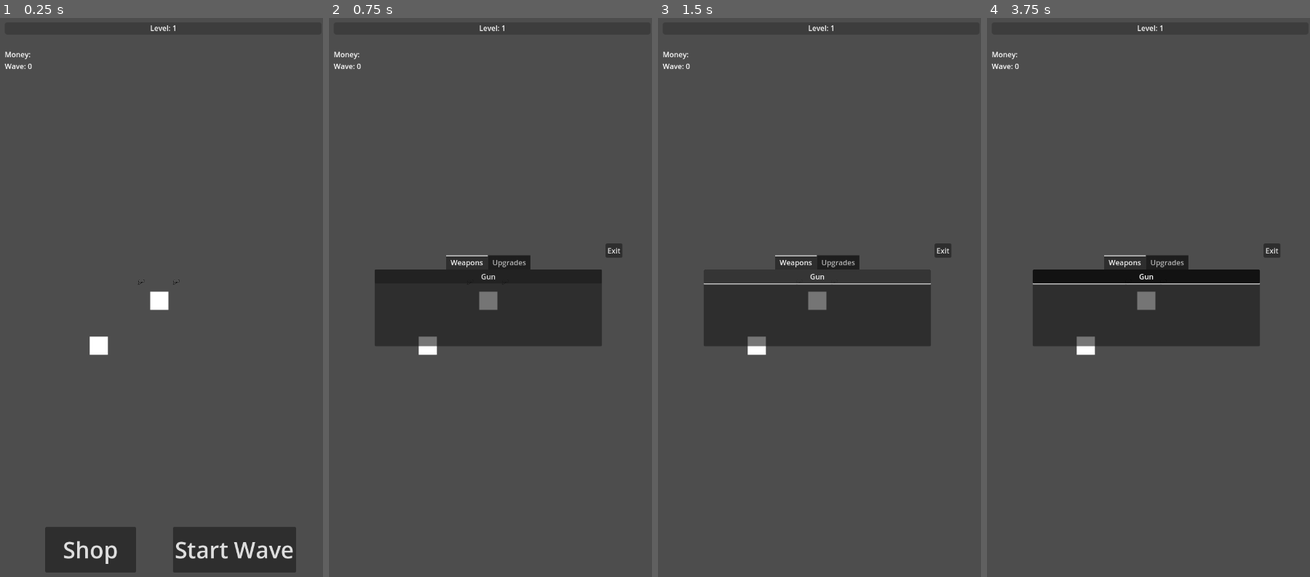
Above: before the commit, frames 1-4 (left to right).
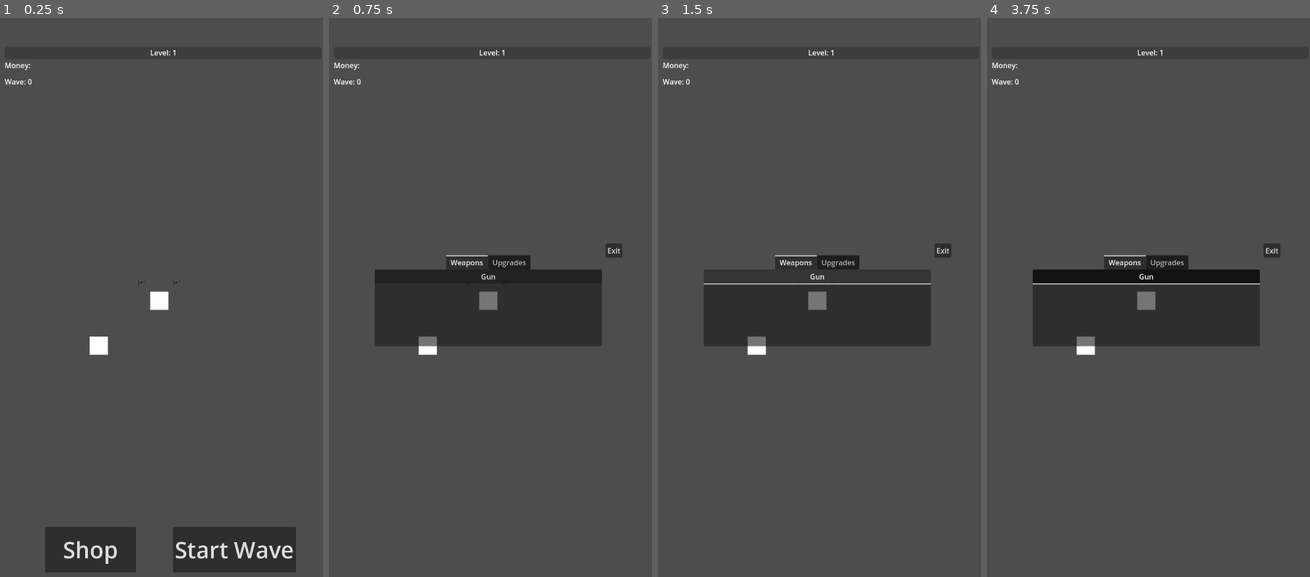
Above: after the commit, the same moments.

Repository: Davideee03/MobileComputing
Game: Godot game, scene res://Scenes/Towns/Town.tscn
Two runs of this game, one before a commit and one after it. Both use one fixed random seed, a clock stepped at 60 frames per second and the inputs below.
Inputs (mouse positions are in pixels of both pictures, inside the frame that each line leads up to):
- Up to frame 1 (0.25 s): no input
- Up to frame 2 (0.75 s): click "Shop" at 0.5 s
- Up to frame 3 (1.5 s): click "Gun" at 1.25 s
- Up to frame 4 (3.75 s): click "Gun" at 2 s; click "Gun" at 2.75 s; tap Enter at 3.5 s; move the mouse to (1219, 269) at 3.52 s; click (1219, 269) at 3.67 s

The runs differ from the first frame. In frame 1, 0.2% of the frame differs, in the area x 1-55%, y 1-12%; in frame 2, 0.2%; in frame 3, 0.2%; in frame 4, 0.2%.

Commit message:
Little ui adjustments

Diff:
--- a/Scenes/Towns/Town.tscn
+++ b/Scenes/Towns/Town.tscn
@@ -14,82 +14,6 @@
 [sub_resource type="CircleShape2D" id="CircleShape2D_lm2qt"]
 radius = 270.0
 
-[sub_resource type="Animation" id="Animation_srwuj"]
-length = 0.001
-tracks/0/type = "value"
-tracks/0/imported = false
-tracks/0/enabled = true
-tracks/0/path = NodePath("Buttons:position")
-tracks/0/interp = 1
-tracks/0/loop_wrap = true
-tracks/0/keys = {
-"times": PackedFloat32Array(0),
-"transitions": PackedFloat32Array(1),
-"update": 0,
-"values": [Vector2(100, 1138)]
-}
-tracks/1/type = "value"
-tracks/1/imported = false
-tracks/1/enabled = true
-tracks/1/path = NodePath("Shop:visible")
-tracks/1/interp = 1
-tracks/1/loop_wrap = true
-tracks/1/keys = {
-"times": PackedFloat32Array(0),
-"transitions": PackedFloat32Array(1),
-"update": 1,
-"values": [false]
-}
-
-[sub_resource type="Animation" id="Animation_6hvgc"]
-resource_name = "Shop"
-tracks/0/type = "value"
-tracks/0/imported = false
-tracks/0/enabled = true
-tracks/0/path = NodePath("Buttons:position")
-tracks/0/interp = 1
-tracks/0/loop_wrap = true
-tracks/0/keys = {
-"times": PackedFloat32Array(0, 1),
-"transitions": PackedFloat32Array(1, 1),
-"update": 0,
-"values": [Vector2(100, 1138), Vector2(100, 1346)]
-}
-tracks/1/type = "value"
-tracks/1/imported = false
-tracks/1/enabled = true
-tracks/1/path = NodePath("Shop:visible")
-tracks/1/interp = 1
-tracks/1/loop_wrap = true
-tracks/1/keys = {
-"times": PackedFloat32Array(0.0333334, 1),
-"transitions": PackedFloat32Array(1, 1),
-"update": 1,
-"values": [false, true]
-}
-
-[sub_resource type="Animation" id="Animation_6qcin"]
-resource_name = "StartWave"
-tracks/0/type = "value"
-tracks/0/imported = false
-tracks/0/enabled = true
-tracks/0/path = NodePath("Buttons:position")
-tracks/0/interp = 1
-tracks/0/loop_wrap = true
-tracks/0/keys = {
-"times": PackedFloat32Array(0, 1),
-"transitions": PackedFloat32Array(1, 1),
-"update": 0,
-"values": [Vector2(100, 1138), Vector2(100, 1346)]
-}
-
-[sub_resource type="AnimationLibrary" id="AnimationLibrary_hum08"]
-_data = {
-"RESET": SubResource("Animation_srwuj"),
-"Shop": SubResource("Animation_6hvgc"),
-"StartWave": SubResource("Animation_6qcin")
-}
-
 [node name="World" type="Node2D"]
 
 [node name="FuelContainer" parent="." node_paths=PackedStringArray("world", "player") instance=ExtResource("2_1j8pv")]
@@ -134,9 +58,9 @@
 unique_name_in_owner = true
 layout_mode = 0
 offset_left = 20.0
-offset_top = 112.0
+offset_top = 146.0
 offset_right = 80.0
-offset_bottom = 138.0
+offset_bottom = 172.0
 text = "Wave: 0"
 
 [node name="Shop" type="Control" parent="Player/CanvasLayer/Control"]
@@ -182,6 +106,7 @@
 "
 
 [node name="Buttons" type="Control" parent="Player/CanvasLayer/Control"]
+unique_name_in_owner = true
 layout_mode = 1
 anchors_preset = 7
 anchor_left = 0.5
@@ -195,7 +120,7 @@
 grow_horizontal = 2
 grow_vertical = 0
 
-[node name="StartWave" type="Button" parent="Player/CanvasLayer/Control/Buttons" node_paths=PackedStringArray("spawners", "fuel_container", "animation_player")]
+[node name="StartWave" type="Button" parent="Player/CanvasLayer/Control/Buttons" node_paths=PackedStringArray("spawners", "fuel_container")]
 unique_name_in_owner = true
 layout_mode = 1
 anchors_preset = 8
@@ -214,7 +139,6 @@
 script = ExtResource("3_72yn0")
 spawners = NodePath("../../../../Spawners")
 fuel_container = NodePath("../../../../../FuelContainer")
-animation_player = NodePath("../../AnimationPlayer")
 
 [node name="ShopButton" type="Button" parent="Player/CanvasLayer/Control/Buttons"]
 layout_mode = 1
@@ -232,21 +156,15 @@
 theme_override_font_sizes/font_size = 50
 text = "Shop"
 
-[node name="AnimationPlayer" type="AnimationPlayer" parent="Player/CanvasLayer/Control"]
-unique_name_in_owner = true
-libraries = {
-"": SubResource("AnimationLibrary_hum08")
-}
-
 [node name="ExpBar" type="ProgressBar" parent="Player/CanvasLayer/Control"]
 layout_mode = 1
 anchors_preset = 5
 anchor_left = 0.5
 anchor_right = 0.5
 offset_left = -340.0
-offset_top = 27.0
+offset_top = 81.0
 offset_right = 357.0
-offset_bottom = 54.0
+offset_bottom = 108.0
 grow_horizontal = 2
 show_percentage = false
 script = ExtResource("9_n3qff")
@@ -272,9 +190,9 @@
 anchor_top = 0.5
 anchor_bottom = 0.5
 offset_left = 20.0
-offset_top = -554.0
+offset_top = -530.0
 offset_right = 77.0
-offset_bottom = -528.0
+offset_bottom = -504.0
 grow_vertical = 2
 text = "Money:"
 script = ExtResource("10_65hhf")
--- a/Scripts/Enemies/StartWaveButton.gd
+++ b/Scripts/Enemies/StartWaveButton.gd
@@ -3,9 +3,7 @@
 @export var spawners : Node2D
 @export var fuel_container : Area2D
 
-@export_category("Animation")
-@export var animation_player : AnimationPlayer
-@export var animation_speed : float = 2.0
+@onready var buttons: Control = %Buttons
 
 var is_near_to_fuel : bool = false
 
@@ -21,16 +19,16 @@
 	#Disable Button
 	disabled = true
 
-	#Play animation
-	animation_player.play("StartWave", -1, animation_speed)
+	#Make the buttons invisible
+	buttons.visible = false
 
 func end_wave():
 	#Enable button
 	disabled = false
 	fuel_container.stop_following_player()
 
-	#Play animation
-	animation_player.play("StartWave", -1, -animation_speed, true)
+	#Make the buttons visible
+	buttons.visible = true
 
 
 func _on_player_detector_area_entered(_area):
--- a/Scripts/UI/ShopButton.gd
+++ b/Scripts/UI/ShopButton.gd
@@ -1,16 +1,15 @@
 extends Control
 
-@export_category("Animation")
-@export var animation_speed : float = 5.0
-@onready var animation_player = %AnimationPlayer
+@onready var buttons: Control = %Buttons
 
 func _on_button_down():
 	#If the "Shop" button is pressed show the shop
-	animation_player.play("Shop", -1, animation_speed)
+	buttons.visible = false
+	visible = true
 	Global.shop_opened = true
 
 func _on_exit_button_button_down():
 	#Close the shop
-	animation_player.play("Shop", -1, -animation_speed, true)
-	#visible = false
+	buttons.visible = true
+	visible = false
 	Global.shop_opened = false
Not shown: 1 places in Scenes/Towns/Town.tscn that only renumber resources
Not shown, changed: export_presets.cfg
